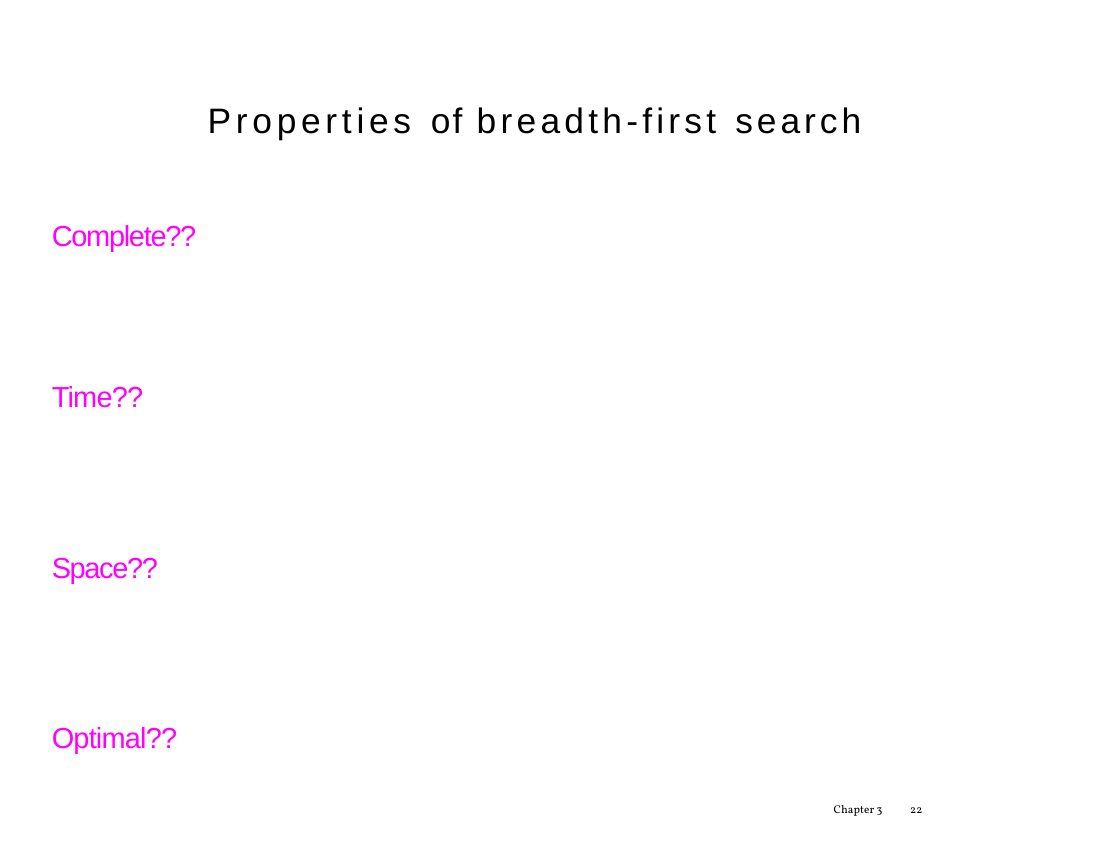
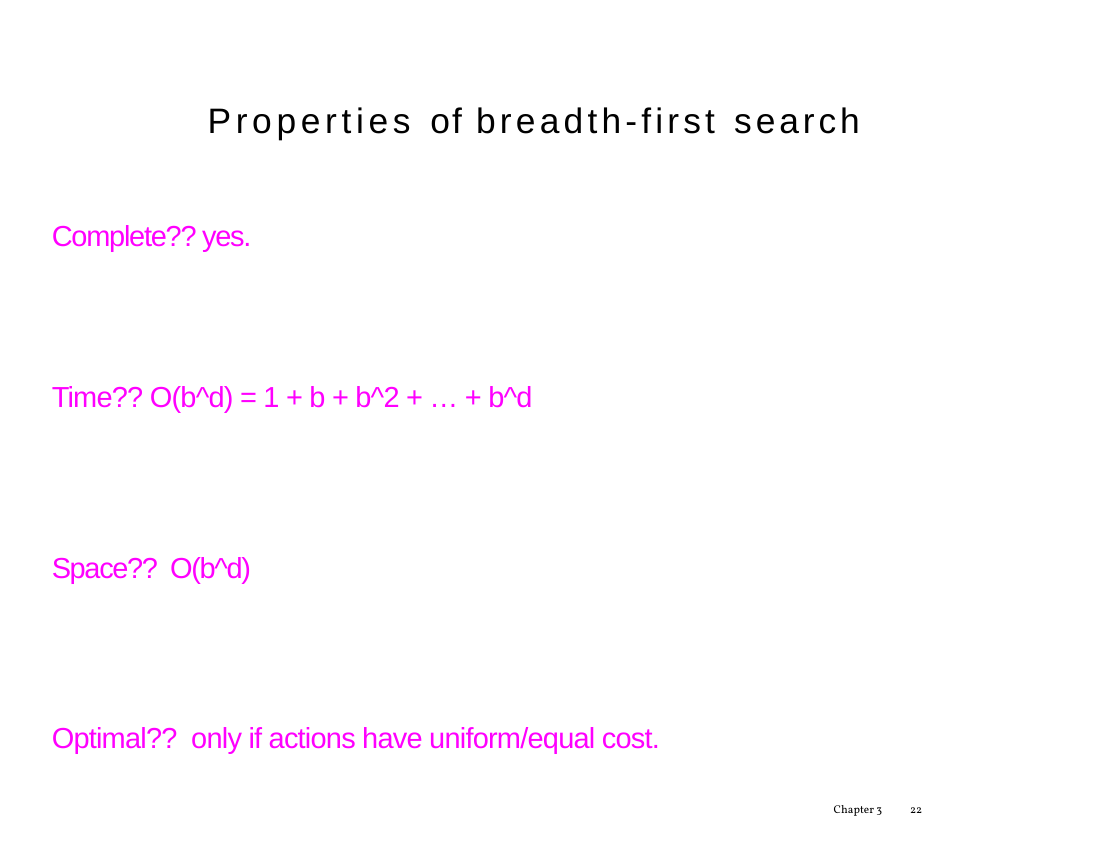
Before and after one commit to tdhock/cs470-570-spring-2023, a slide deck: slide 22 of slides/chapter3.1.pptx. Drawn at 1120x865 pixels with LibreOffice and Linux fonts; fonts in the diff are those of the drawing. Boxes give left, top, right and bottom in pixels: in the first picture for what was removed or moved away, otherwise in the second. Text is boxed around its words. In the diff, an @@ line names an element or a change of style, - is before the commit and + after.

```diff
--- a/slides/chapter3.1.pptx
+++ b/slides/chapter3.1.pptx
@@ text at [52, 225, 660, 753]: text changed @@
-Complete??
-Time??
-Space??
-Optimal??
+Complete?? yes.
+Time?? O(b^d) = 1 + b + b^2 + … + b^d
+Space?? O(b^d)
+Optimal?? only if actions have uniform/equal cost.
```
Also in this commit, not shown: 24 other slides changed, 7 other files.
